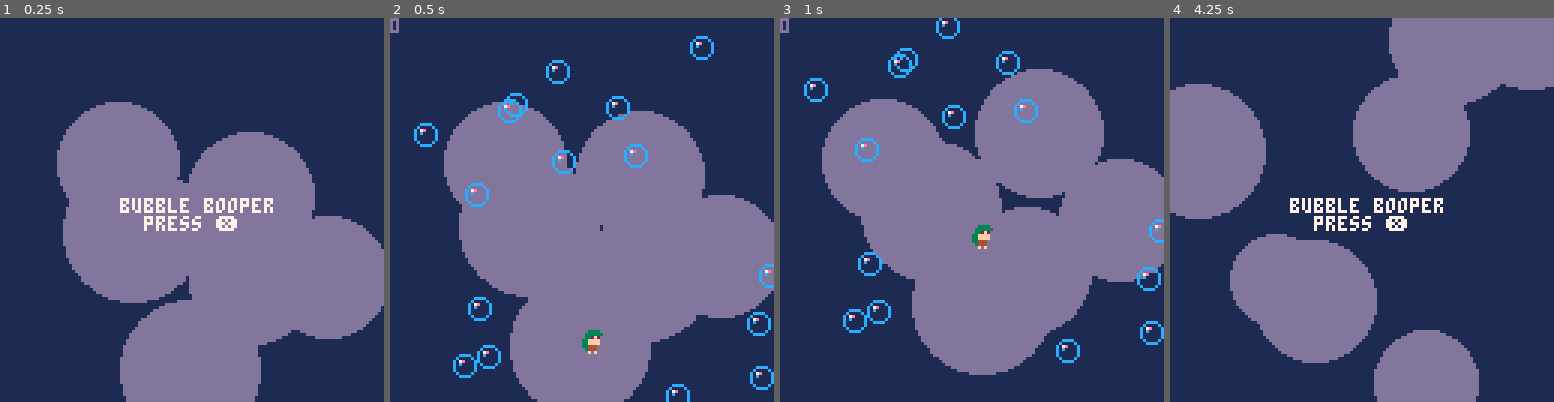
Above: before the commit, frames 1-4 (left to right).
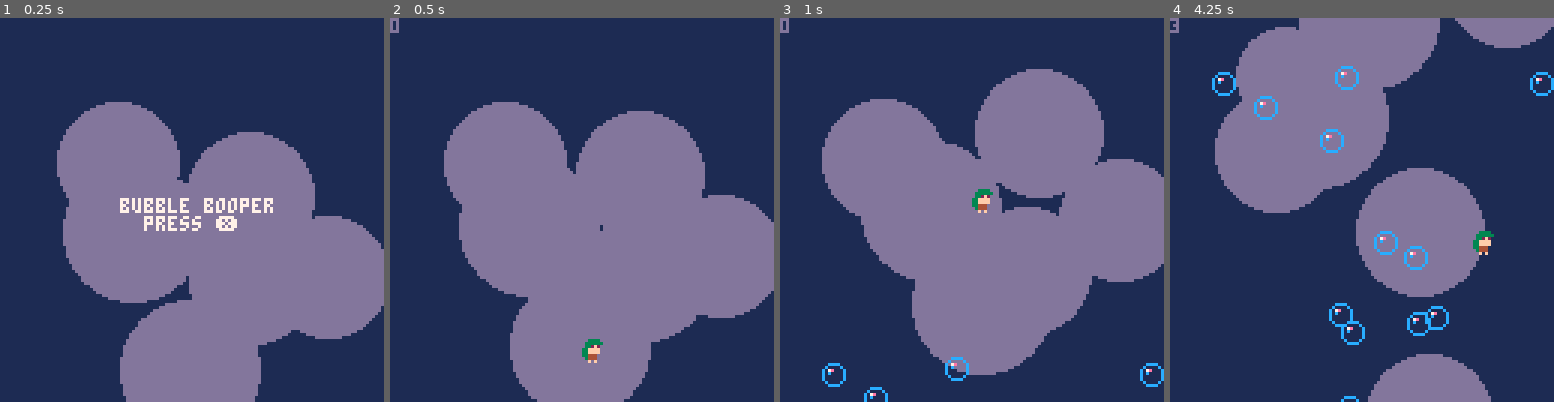
Above: after the commit, the same moments.

Repository: kvognar/bubble-booper
Game: PICO-8 cartridge collab16.p8
Same seed, same stepped clock (60 frames per second), same inputs: the game is played once before the commit and once after it.
Inputs:
- Up to frame 1 (0.25 s): no input
- Up to frame 2 (0.5 s): tap X (X key) at 0.33 s
- Up to frame 3 (1 s): no input
- Up to frame 4 (4.25 s): tap X (X key) at 1.07, 1.85, 2.97, 4.08 s; hold Right 1.6-2.1 s; hold Right 2.47-3.03 s; hold Left 3.08-3.58 s; hold Right from 4.02 s (still down)

Frame 1 is identical in both runs. In frame 2, 2.4% of the frame differs, in the area x 6-100%, y 4-100%; in frame 3, 3.0%; in frame 4, 49%, in the area x 0-100%, y 0-100%.

Commit message:
infinite bubbles and manhattan distance

Diff:
--- a/collab16.p8
+++ b/collab16.p8
@@ -23,9 +23,7 @@
   self.big_bubbles={}
   t=0
   self.score=0
-  for i=0,15 do
-   add(self.bubbles,{s=29,x=rnd(128),y=rnd(128),dx=0})
-  end
+  self:populate_bubbles()
   for i=0,6 do
    add(self.big_bubbles,
     {
@@ -35,7 +33,7 @@
     dy=-rnd(1)
     })
   end
-  self.pl={x=64,y=120,dx=0,dy=-4,s=12}
+  self.pl={x=64,y=127,dx=0,dy=-5,s=12}
  end,
  title={
  _update=function(self)
@@ -93,6 +91,9 @@
    self.score+=1
    sfx(8)
    del(self.bubbles, pop)
+   if #self.bubbles==0 then
+    self:populate_bubbles()
+   end
   end
 
   pl.s=13+sgn(pl.dy)
@@ -106,13 +107,11 @@
   spr(entity.s,entity.x,entity.y,1,1,entity.dx<0)
  end,
  distance=function(a,b)
-  local x=a.x-b.x
-  local y=a.y-b.y
-  return sqrt(x*x+y*y)
+  return abs(a.x-b.x)+abs(a.y-b.y)
  end,
  closest_bubble=function(self)
   local poppable
-  local min_distance=6
+  local min_distance=8
   foreach(self.bubbles, function(bubble)
    local distance=self.distance(self.pl,bubble)
    if distance < min_distance then
@@ -121,6 +120,11 @@
    end
   end)
   return poppable
+ end,
+ populate_bubbles=function(self)
+  for i=0,15 do
+   add(self.bubbles,{s=29,x=rnd(128),y=127+rnd(128),dx=0})
+  end
  end,
 
  _update=function(self)
